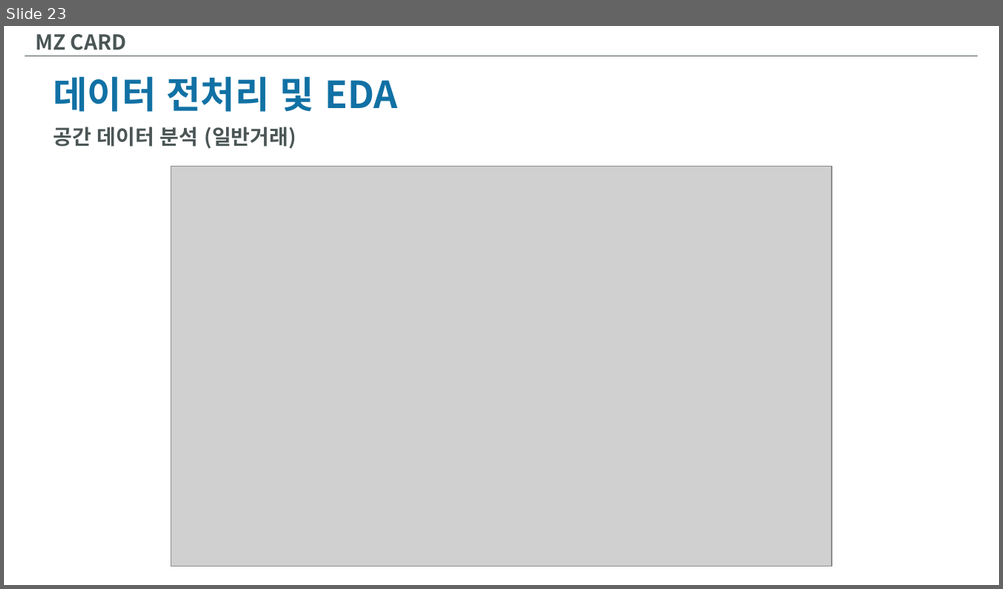
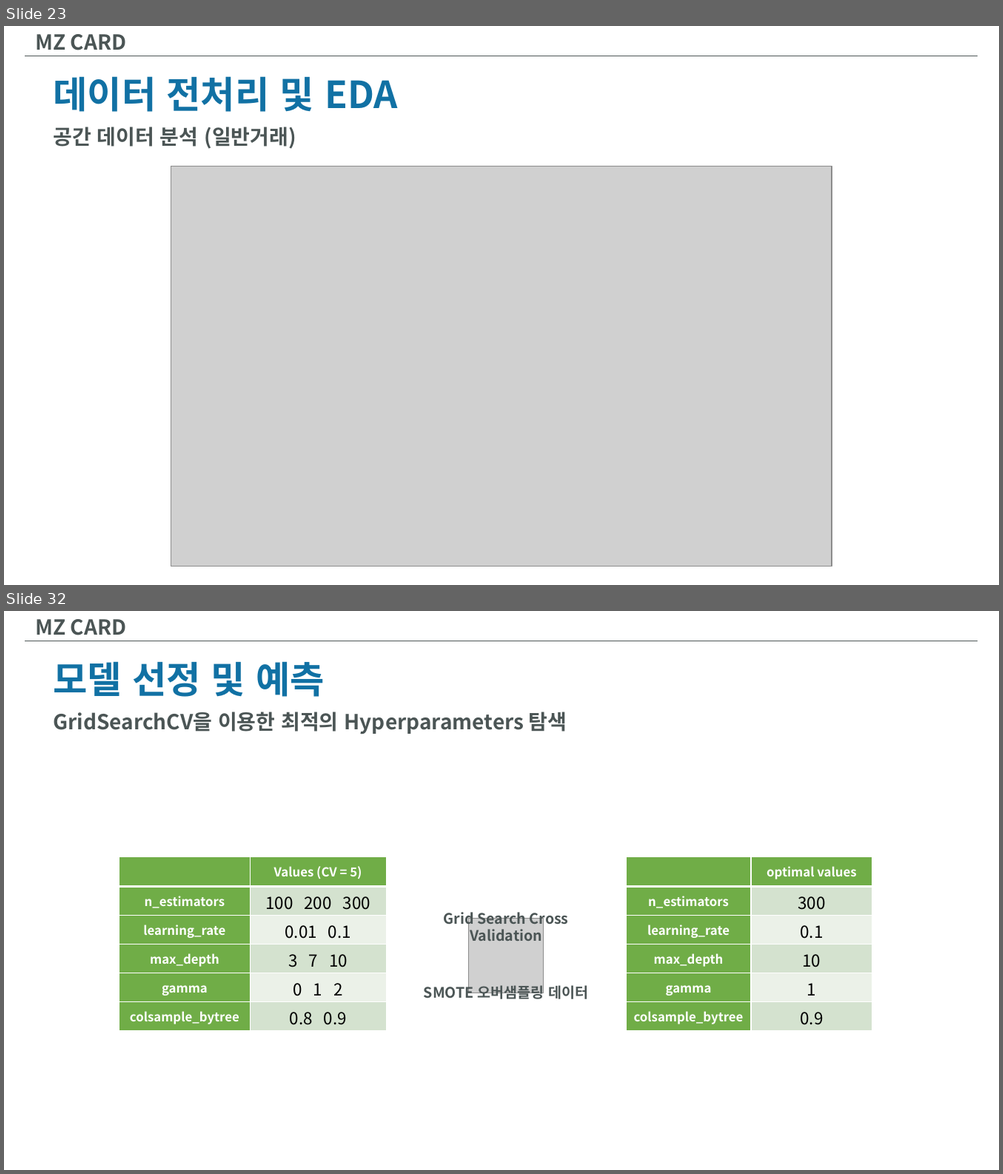
Before and after one commit to InjaeJayLee/mzcard, a slide deck: MZCARD.pptx. Shown one above the other, each under a label of ours: slide 23 before the commit, slides 23 and 32 after it; the slides between them are not shown. The pictures are 1003x589 and 1003x1174 pixels, drawn with LibreOffice and Linux fonts; fonts in the diff are those of the drawing; grey boxes stand for pictures. Boxes give left, top, right and bottom in pixels: in the first picture for what was removed or moved away, otherwise in the second. Text is boxed around its words. In the diff, an @@ line names an element or a change of style, - is before the commit and + after.

```diff
--- a/MZCARD.pptx
+++ b/MZCARD.pptx
@@ slide 32 added at [4,611,999,1170], background #FFFFFF @@
@@ text added at [35,619,126,635], 20 pt, text #4B5555, bold @@
+MZ CARD
@@ line added from (25, 641) to (977, 641), #4B5555 0.5 pt @@
@@ text added at [53,661,324,697], 36 pt, text #1171A4, bold @@
+모델 선정 및 예측
@@ text added at [53,712,567,735], 20 pt, text #4B5555, bold @@
+GridSearchCV을 이용한 최적의 Hyperparameters 탐색
@@ table added at [119,857,386,1031], 6 rows, 2 columns @@
+ | Values (CV = 5)
+n_estimators | 100 200 300
+learning_rate | 0.01 0.1
+max_depth | 3 7 10
+gamma | 0 1 2
+colsample_bytree | 0.8 0.9
@@ table added at [626,857,873,1031], 6 rows, 2 columns @@
+ | optimal values
+n_estimators | 300
+learning_rate | 0.1
+max_depth | 10
+gamma | 1
+colsample_bytree | 0.9
@@ text added at [443,908,569,941], 14 pt, text #4B5555, bold @@
+Grid Search Cross Validation
@@ picture added at [469,918,543,993] @@
@@ text added at [424,983,588,1002], 14 pt, text #4B5555, bold @@
+SMOTE 오버샘플링 데이터
```
Also in this commit, not shown: 7 slides changed, 2 other slides added, 1 slide removed, 1 other file.
